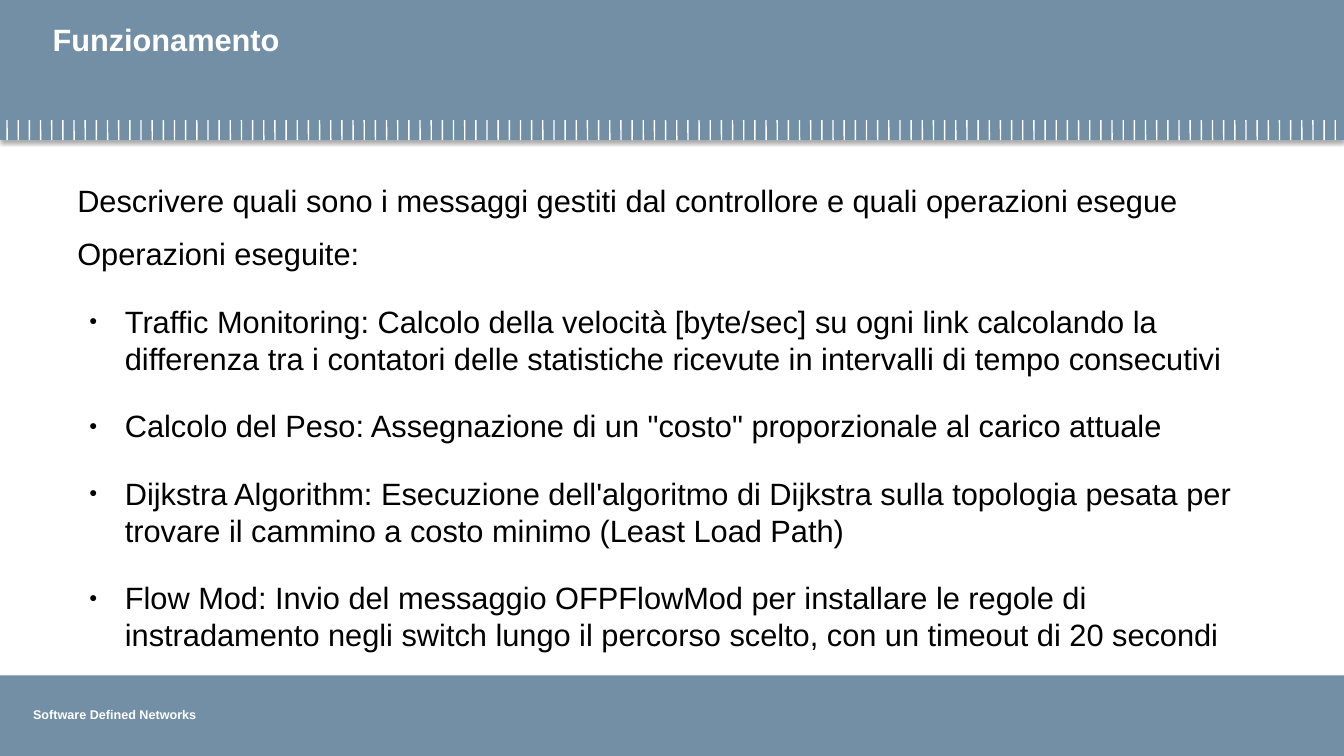
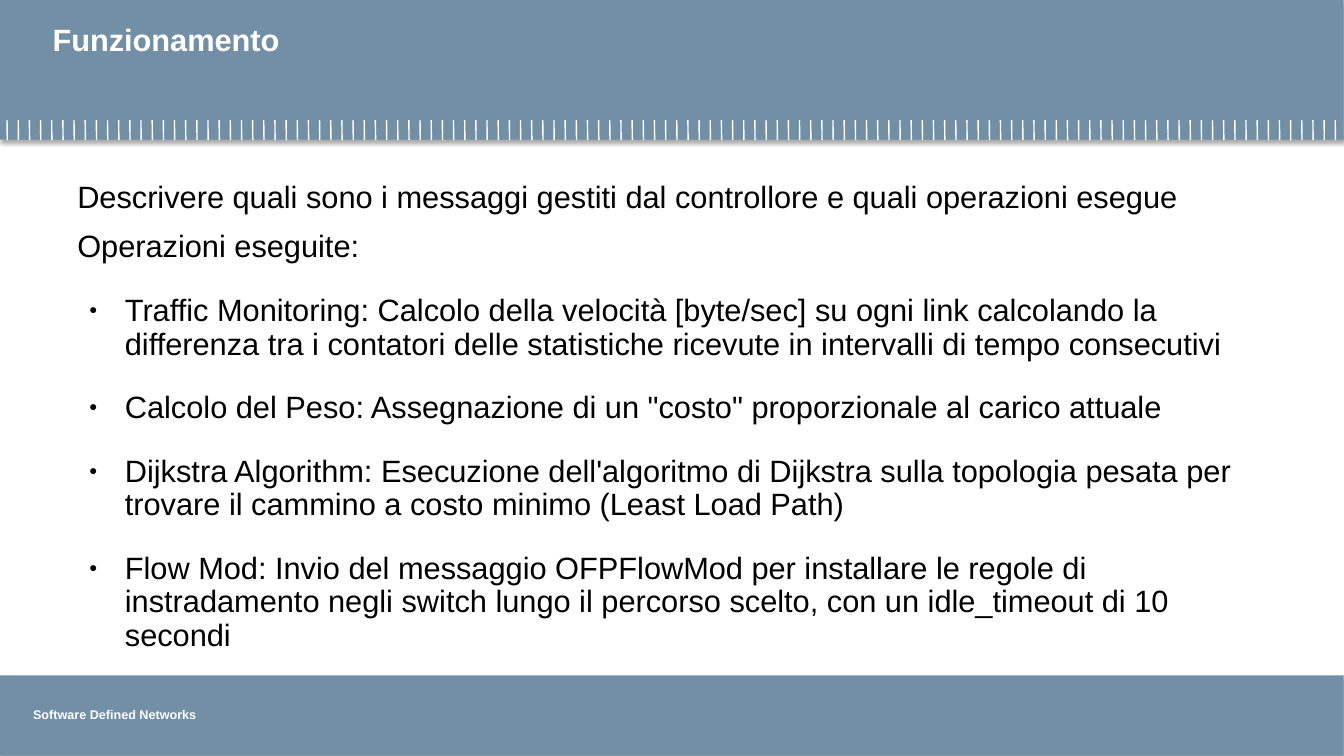
Before and after one commit to matteo-sabino-polimi/SDN_Gruppo4_2026, a slide deck: slide 7 of template/template_intermedio1.pptx (slide 8 before the commit). Drawn at 1344x756 pixels with LibreOffice and Linux fonts; fonts in the diff are those of the drawing; background and template pictures are left out. Boxes give left, top, right and bottom in pixels: in the first picture for what was removed or moved away, otherwise in the second. Text is boxed around its words. In the diff, an @@ line names an element or a change of style, - is before the commit and + after.

```diff
--- a/template/template_intermedio1.pptx
+++ b/template/template_intermedio1.pptx
@@ text at bbox=[77, 185, 1230, 521]: line spacing 1 to 0.9 @@
@@ text at bbox=[125, 556, 1168, 647]: text changed @@
-● Flow Mod: Invio del messaggio OFPFlowMod per installare le regole di instradamento negli switch lungo il percorso scelto, con un timeout di 20 secondi
+● Flow Mod: Invio del messaggio OFPFlowMod per installare le regole di instradamento negli switch lungo il percorso scelto, con un idle_timeout di 10 secondi
```
Also in this commit, not shown: 1 other slide changed, 3 slides added, 10 slides removed.
